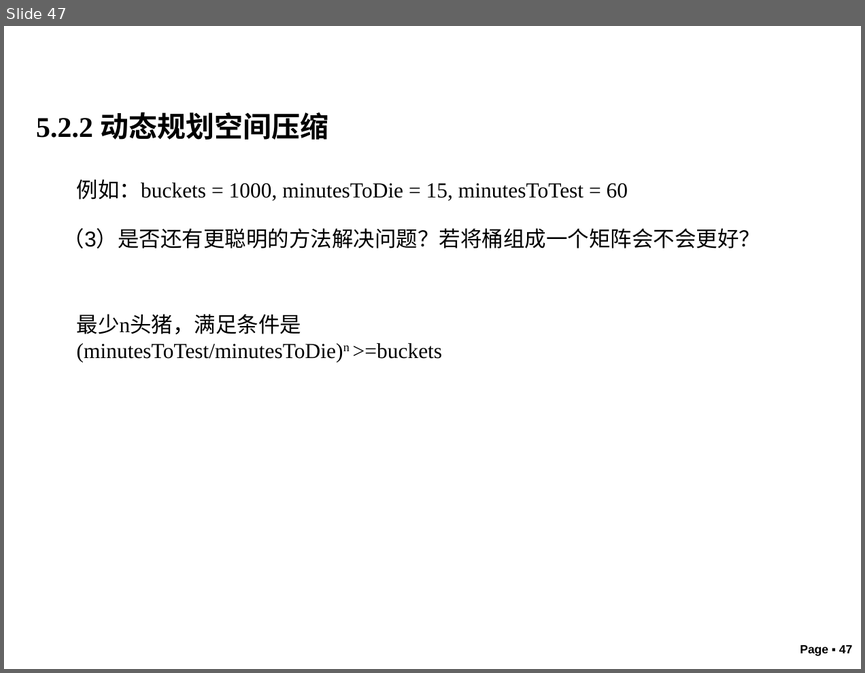
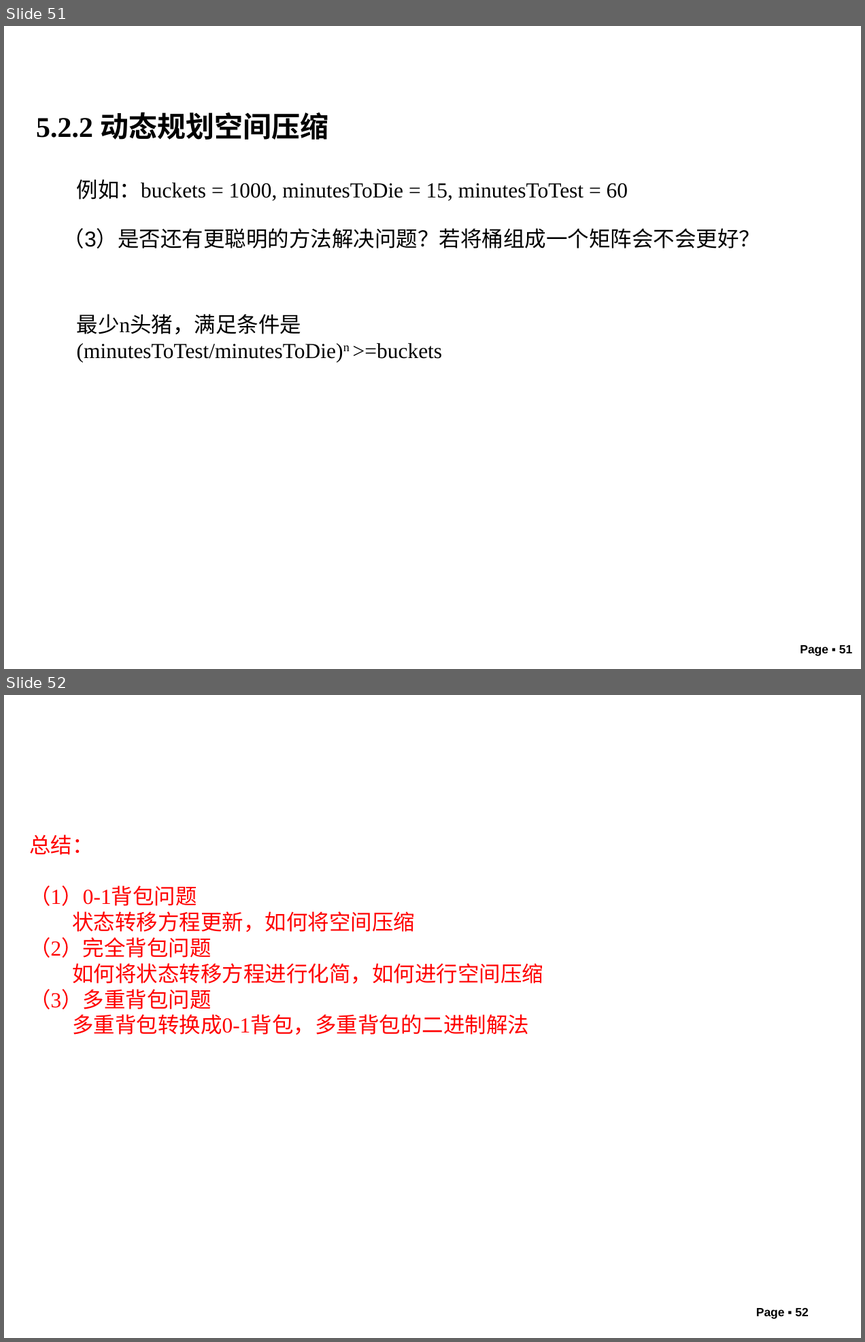
Before and after one commit to liutongling/DP, a slide deck: file/第5章 动态规划法.pptx. Shown one above the other, each under a label of ours: slide 47 before the commit, slides 51 and 52 after it. The pictures are 865x673 and 865x1342 pixels, drawn with LibreOffice and Linux fonts; fonts in the diff are those of the drawing; background and template pictures are left out. Boxes give left, top, right and bottom in pixels: in the first picture for what was removed or moved away, otherwise in the second. Text is boxed around its words. In the diff, an @@ line names an element or a change of style, - is before the commit and + after.

Commit message:
动态规划第五章ppt更新

```diff
--- a/file/第5章 动态规划法.pptx
+++ b/file/第5章 动态规划法.pptx
@@ slide 52 added at (4, 695, 861, 1338), background #FFFFFF @@
@@ text added at (29, 834, 543, 1034), 18 pt, text #FF0000 @@
+总结：
+（1）0-1背包问题
+状态转移方程更新，如何将空间压缩
+（2）完全背包问题
+如何将状态转移方程进行化简，如何进行空间压缩
+（3）多重背包问题
+多重背包转换成0-1背包，多重背包的二进制解法
@@ page number added at (756, 1308, 808, 1319), 10 pt, text #000000, bold @@
+Page ▪ 52
@@ what was slide 47 is now slide 51 @@
@@ page number at (800, 645, 852, 656): text changed @@
-Page ▪ 47
+Page ▪ 51
```
Also in this commit, not shown: 2 slides changed, 4 other slides added, 27 slides removed.
